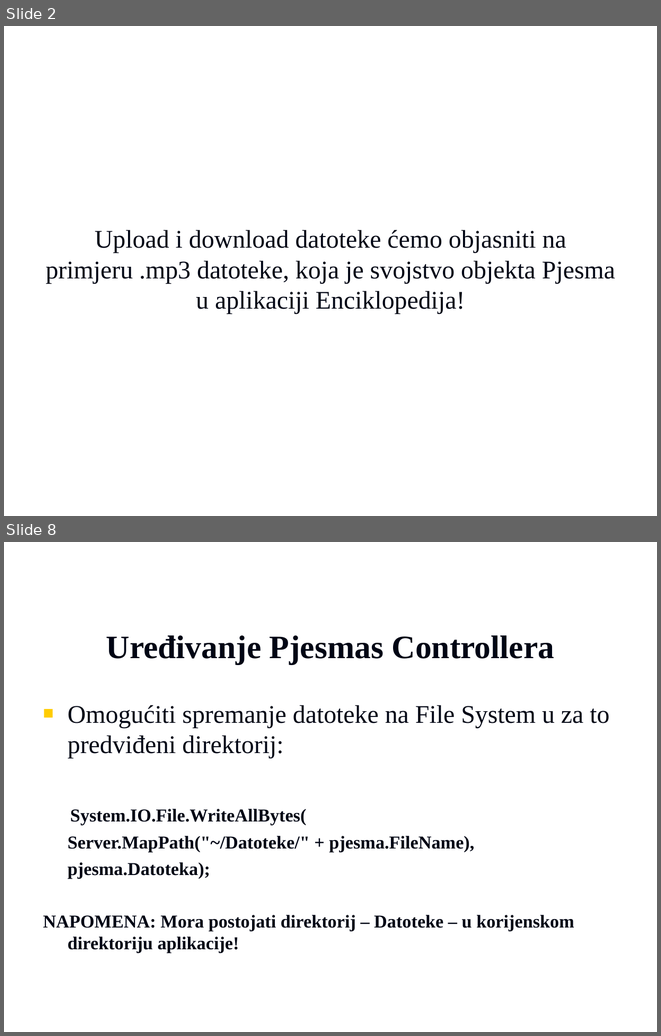
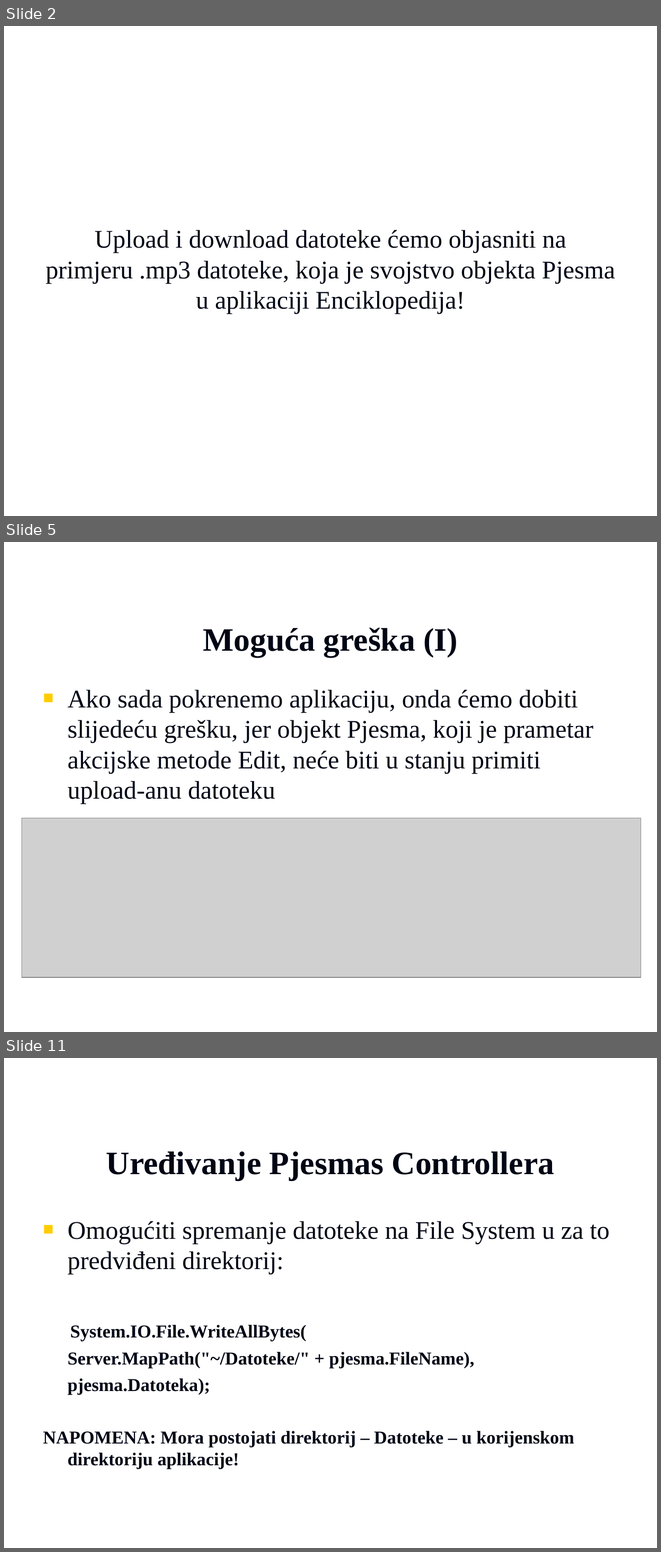
Before and after one commit to vzdesic/PZI, a slide deck: PPTs/MVC dodatak - file upload i download .ppt. Shown one above the other, each under a label of ours: slides 2 and 8 before the commit, slides 2, 5 and 11 after it; the slides between them are not shown. The pictures are 661x1036 and 661x1552 pixels, drawn with LibreOffice and Linux fonts; fonts in the diff are those of the drawing; grey boxes stand for pictures; background and template pictures are left out. Boxes give left, top, right and bottom in pixels: in the first picture for what was removed or moved away, otherwise in the second. Text is boxed around its words. In the diff, an @@ line names an element or a change of style, - is before the commit and + after.

```diff
--- a/PPTs/MVC dodatak - file upload i download .ppt
+++ b/PPTs/MVC dodatak - file upload i download .ppt
@@ slide 5 added at box(4, 542, 657, 1032), background picture (left out) @@
@@ title added at box(203, 627, 458, 656), 36 pt, text #000514, bold @@
+Moguća greška (I)
@@ text added at box(68, 689, 593, 804), 28 pt, text #000514 @@
+■ Ako sada pokrenemo aplikaciju, onda ćemo dobiti slijedeću grešku, jer objekt Pjesma, koji je prametar akcijske metode Edit, neće biti u stanju primiti upload-anu datoteku
@@ picture added at box(21, 818, 641, 977) @@
@@ what was slide 8 is now slide 11 @@
```
Also in this commit, not shown: 4 slides changed, 3 other slides added, 1 other file.
